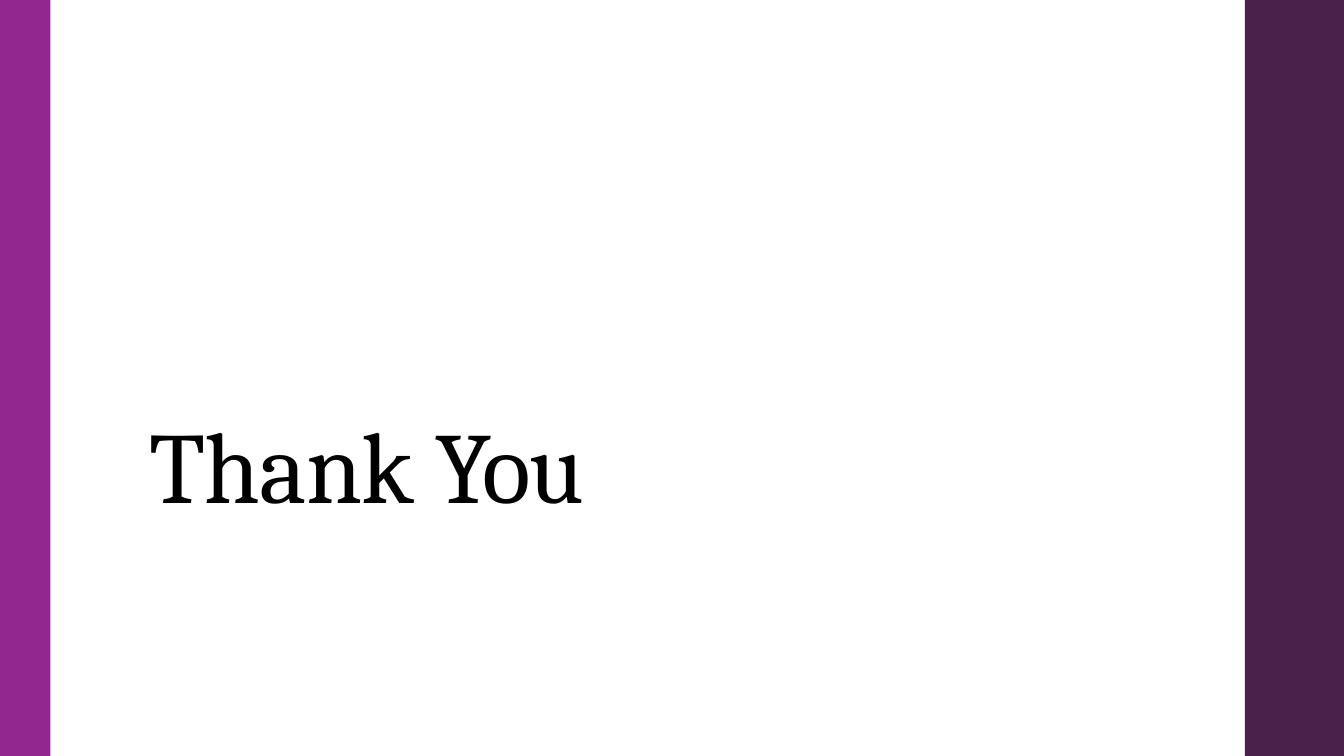
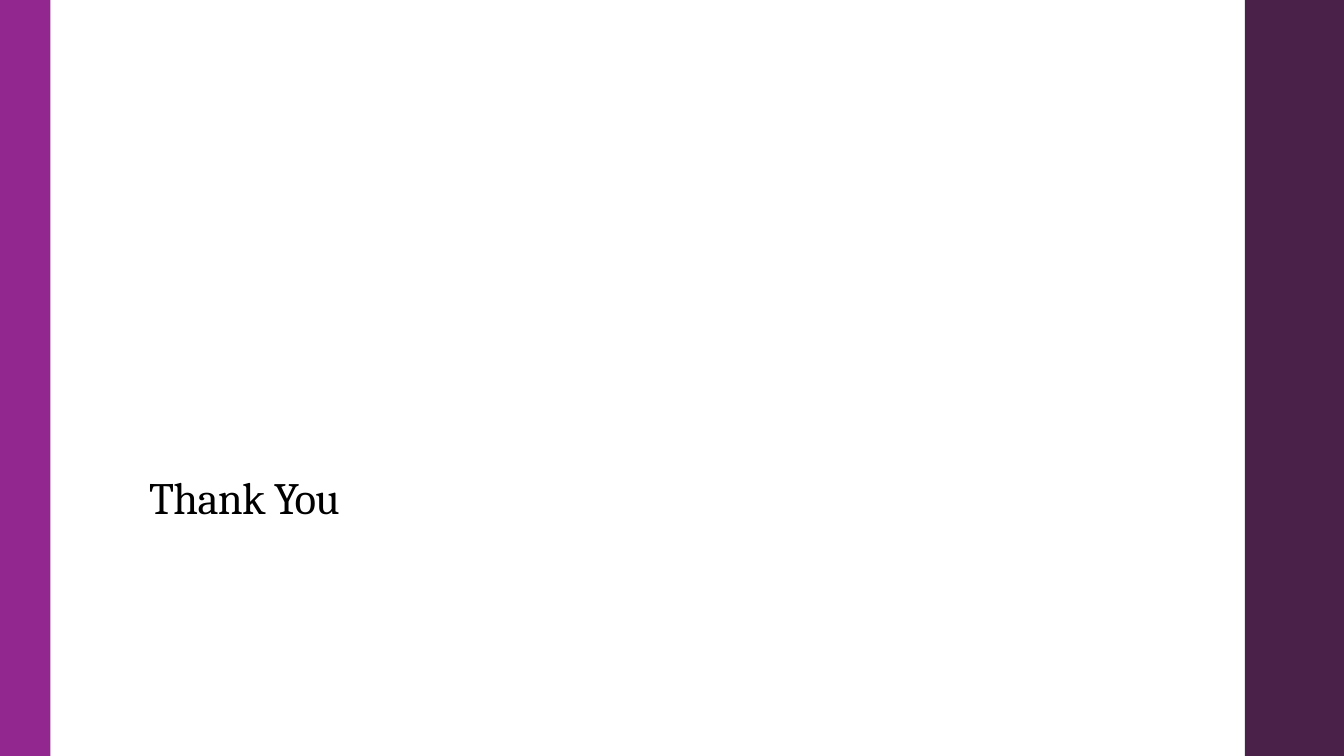
Before and after one commit to droy117/GT_Assignment_PPT_Ex, a slide deck: slide 15 of Debak/Data_Analysis_Report_Report.pptx (slide 13 before the commit). Drawn at 1344x756 pixels with LibreOffice and Linux fonts; fonts in the diff are those of the drawing. Boxes give left, top, right and bottom in pixels: in the first picture for what was removed or moved away, otherwise in the second. Text is boxed around its words. In the diff, an @@ line names an element or a change of style, - is before the commit and + after.

```diff
--- a/Debak/Data_Analysis_Report_Report.pptx
+++ b/Debak/Data_Analysis_Report_Report.pptx
@@ title "Thank You" at bbox=[149, 483, 340, 515]: size 72 to 32 pt @@
```
Also in this commit, not shown: 2 other slides changed, 11 slides added, 9 slides removed, 6 other files.
